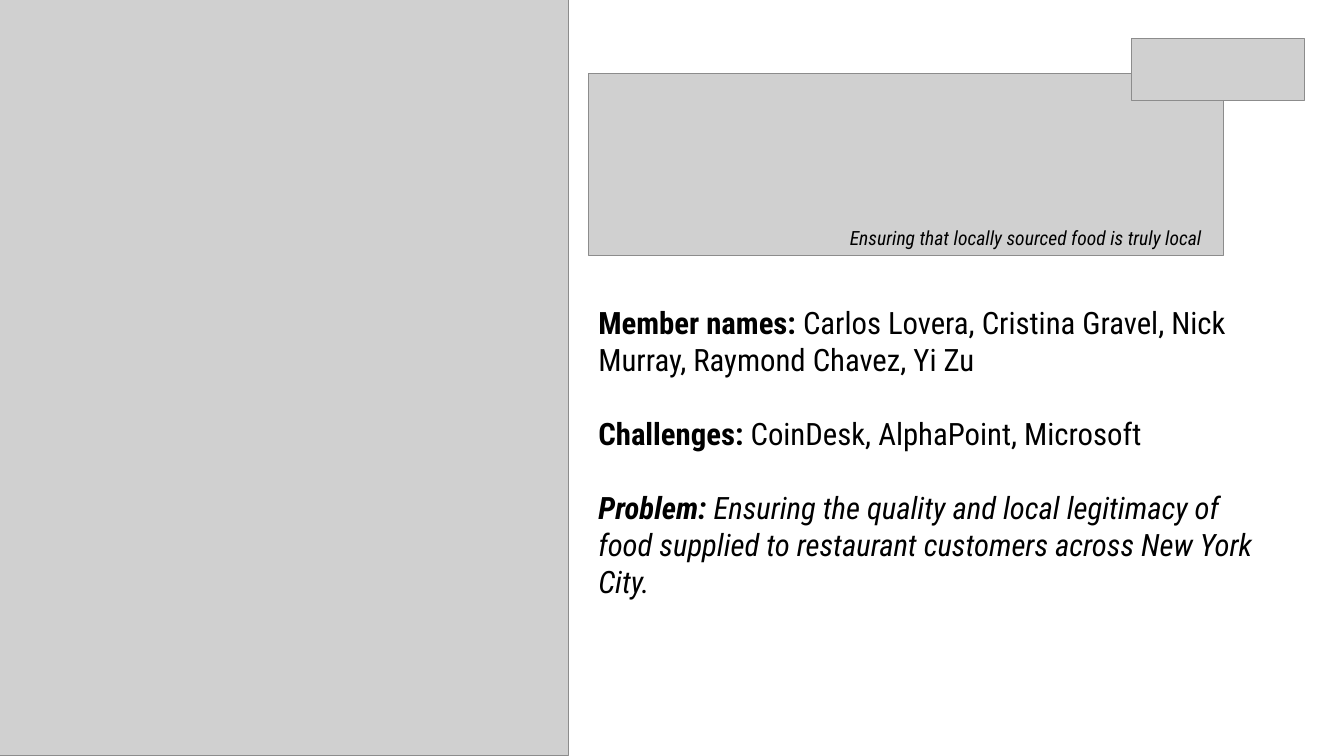
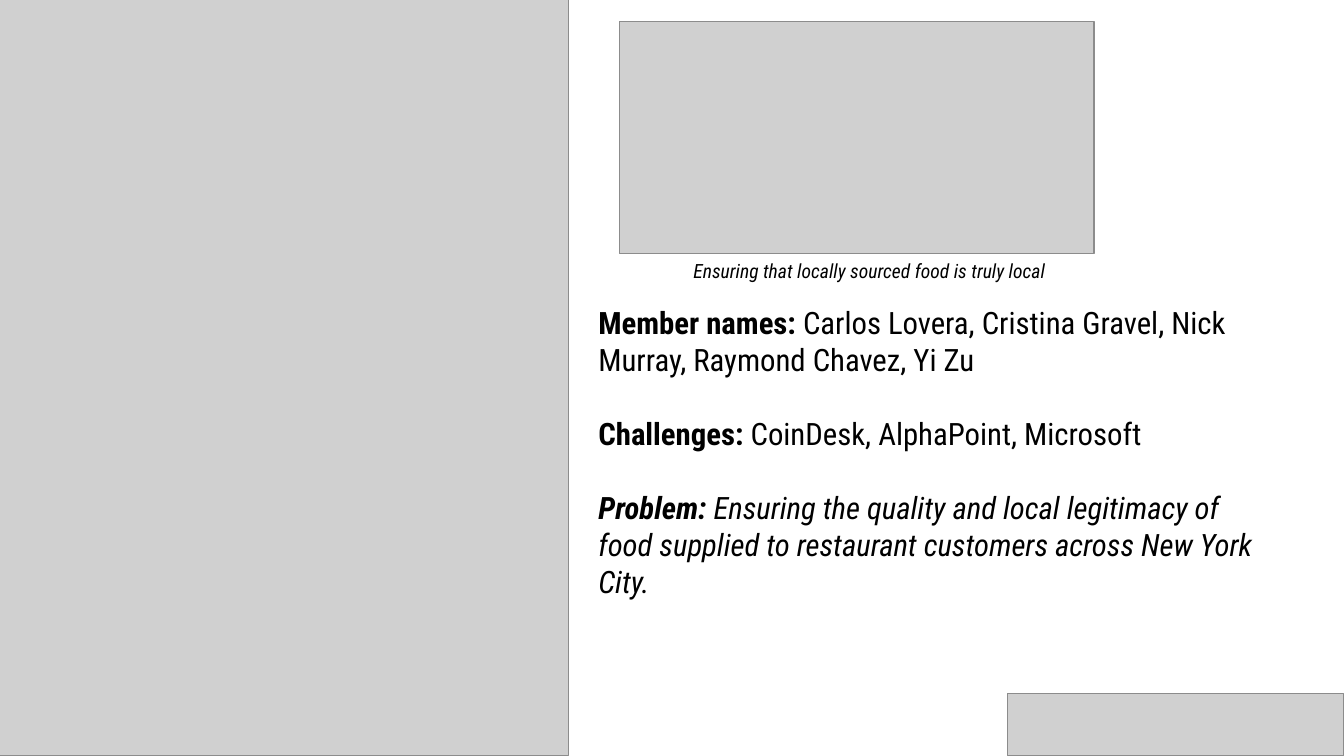
Before and after one commit to esfrankel/food_coin, a slide deck: slide 2 of VeriFood_AngelHack.pptx (slide 1 before the commit). Drawn at 1344x756 pixels with LibreOffice and Linux fonts; fonts in the diff are those of the drawing; grey boxes stand for pictures. Boxes give left, top, right and bottom in pixels: in the first picture for what was removed or moved away, otherwise in the second. Text is boxed around its words. In the diff, an @@ line names an element or a change of style, - is before the commit and + after.

```diff
--- a/VeriFood_AngelHack.pptx
+++ b/VeriFood_AngelHack.pptx
@@ picture: place and size @@
-picture at bbox=[589, 74, 1224, 255]
+picture at bbox=[620, 21, 1095, 254]
@@ picture removed at bbox=[1132, 38, 1305, 100] @@
@@ text "Ensuring that locally sourced food ...": place and size @@
-text "Ensuring that locally sourced food ..." at bbox=[850, 230, 1201, 249]
+text "Ensuring that locally sourced food ..." at bbox=[693, 263, 1045, 283]
@@ picture added at bbox=[1007, 694, 1344, 756] @@
```
Also in this commit, not shown: 1 slide added, 3 other files.
